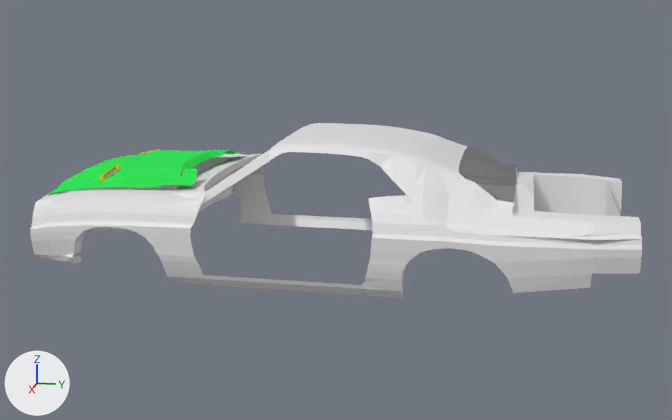
Two versions of the Blender file Models/Vehicles/Land/Challenger70/challenger1970B.blend, one commit apart.
The view is the same before and after, from a camera (50 mm lens) standing at (31.8, 11.8, 7.8) and looking at (0.1, 5.5, -0.1). Every picture has the same lights, and +X, +Y and +Z are marked at lower left.

The older version as bpy lines, for what is in view:
```python
me_plane = bpy.data.meshes.new('Plane')
me_plane.from_pydata(...)  # 782 vertices, 625 faces, 1 loose edge; spans x -1.7..26.6, y -1.1..67.0, z -2.5..2.1
# before: 604 (25.1, 62.1, -1.2) at pixel (591, 273), 606 (24.4, 62.1, -1.7) at pixel (590, 287), 632 (23.5, 66.8, -1.2) at pixel (639, 273)
me_plane_001 = bpy.data.meshes.new('Plane.001')
me_plane_001.from_pydata(...)  # 508 vertices, 394 faces, 2 loose edges; spans x -22.7..22.7, y -53.7..13.8, z -1.0..0.0
me_plane_001.materials.append(mat_hoodcolor)  # green #39e75c
ob_body = bpy.data.objects.new('Body', me_plane)
ob_body.location = (0.0, -4.38, 0.53)
ob_body.scale = (0.164, 0.297, 1.0)
_m = ob_body.modifiers.new('Mirror', 'MIRROR')
_m.use_mirror_merge = False
ob_hood = bpy.data.objects.new('Hood', me_plane_001)
ob_hood.parent = ob_challenger1970
ob_hood.matrix_parent_inverse = Matrix(((1.0, 0.0, 0.0, 0.0), (0.0, 1.0, 0.0, -6.061), (0.0, 0.0, 1.0, -1.279), (0.0, 0.0, 0.0, 1.0)))
ob_hood.location = (-0.00276, -0.000944, 1.511)
ob_hood.scale = (0.139, 0.0868, 1.0)
```
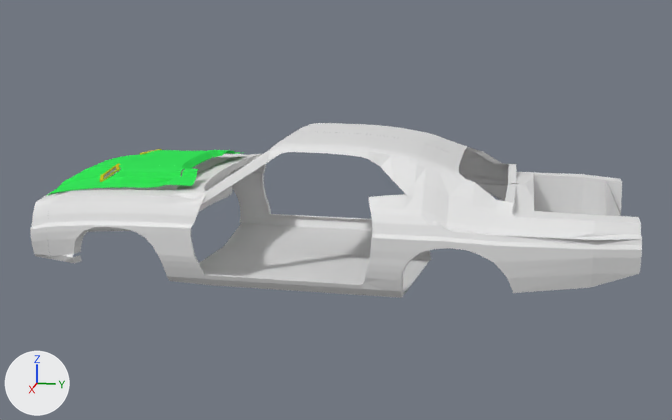
Where the change shows, as pixel boxes (x1, y1, x2, y2) in the pictures (672 x 420 px):
part 1 of me_plane, added: after (190, 138, 517, 295)
part 2 of me_plane, added: after (590, 274, 637, 288)

Patch to the scene script:
```diff
--- a/Models/Vehicles/Land/Challenger70/challenger1970B.blend.py
+++ b/Models/Vehicles/Land/Challenger70/challenger1970B.blend.py
@@ me_plane @@
 # used by ob_body; location = (0.0, -4.38, 0.53); scale = (0.164, 0.297, 1.0)
 # verts and faces of me_plane; kept vertices keep their numbers, new ones are numbered from 782
-me_plane.from_pydata(...)  # 782 vertices, 625 faces, 1 loose edge; spans x -1.7..26.6, y -1.1..67.0, z -2.5..2.1
+me_plane.from_pydata(...)  # 855 vertices, 694 faces, 1 loose edge; spans x -1.7..26.6, y -1.1..67.0, z -2.5..2.1
+# me_plane part 1
+# 11 vertices are added at x -1.0..19.3, y 18.9..53.1, z -2.3..1.3
+# 19 new vertices lie (-0.9, -0.1, 0.0) away from vertices in x 16.9..26.5, y 20.0..41.6, z -1.8..1.9
+# 13 new vertices lie (-0.9, 0.0, 0.0) away from vertices in x 16.9..21.7, y 27.2..43.0, z 0.6..1.9
+# 12 new vertices lie (-1.0, -0.1, 0.0) away from vertices in x 21.7..26.6, y 17.0..38.9, z -2.0..0.6
+# 7 new vertices lie (-25.1, 1.8, 0.2) away from vertices in x 24.2, y 21.7..42.3, z -2.5
+# 6 new vertices lie (-0.2, -1.0, 0.0) away from vertices in x 0.1..19.3, y 47.9..54.2, z 0.5..1.4
+# 5 new vertices lie (-0.9, -0.1, -0.1) away from vertices in x 24.2..26.5, y 20.0..39.6, z -0.8..0.3
+# 68 new faces join them
+# me_plane part 2
+faces += [(604, 606, 632)]
```
